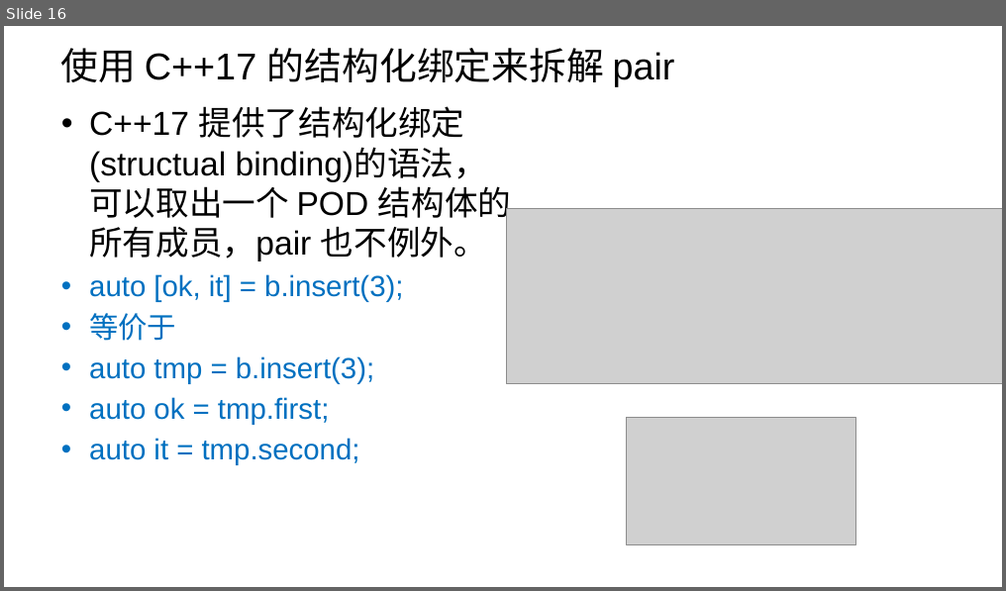
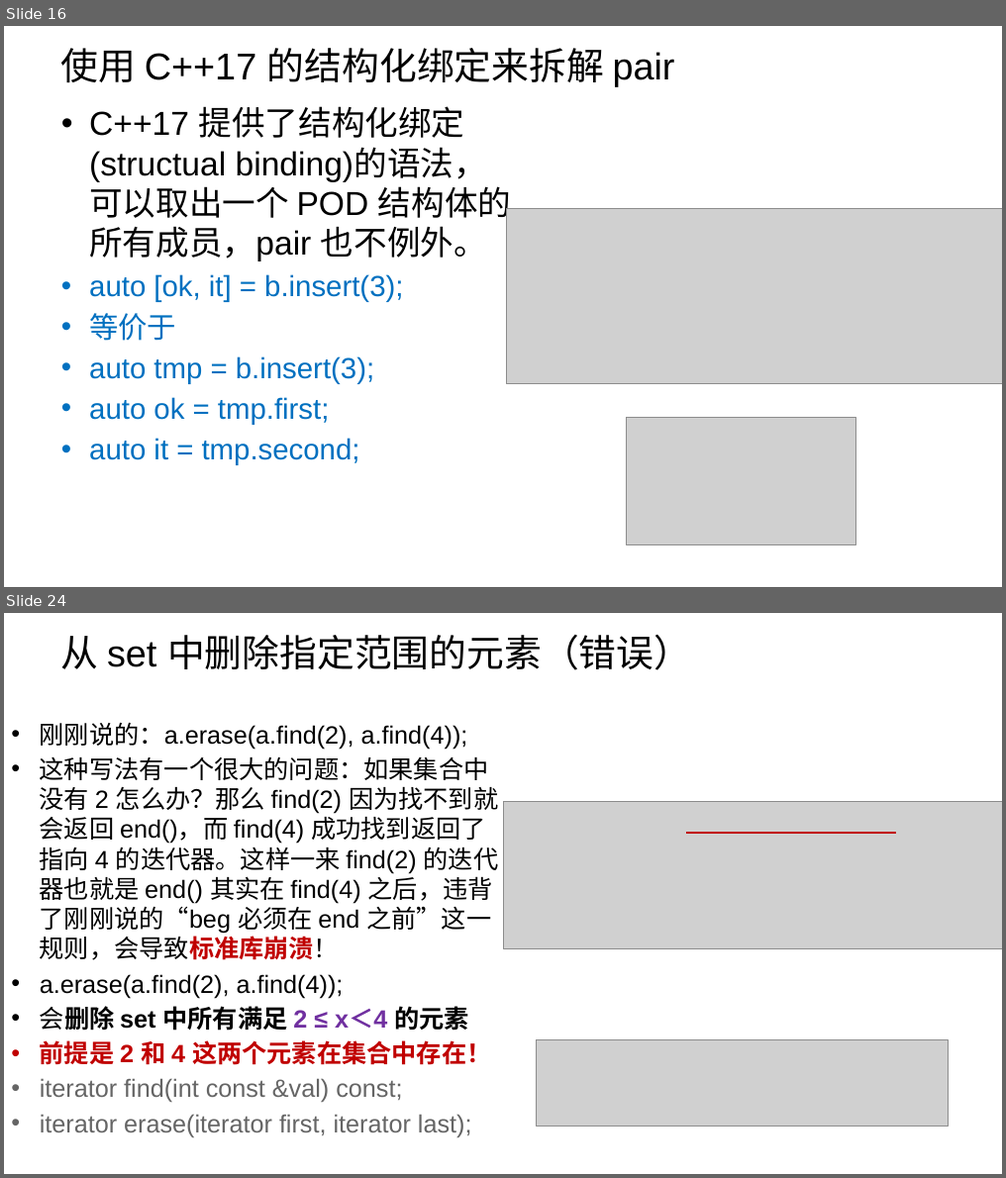
Before and after one commit to parallel101/course, a slide deck: 14/slides.pptx. Shown one above the other, each under a label of ours: slide 16 before the commit, slides 16 and 24 after it; the slides between them are not shown. The pictures are 1006x591 and 1006x1178 pixels, drawn with LibreOffice and Linux fonts; fonts in the diff are those of the drawing; grey boxes stand for pictures; background and template pictures are left out. Boxes give left, top, right and bottom in pixels: in the first picture for what was removed or moved away, otherwise in the second. Text is boxed around its words. In the diff, an @@ line names an element or a change of style, - is before the commit and + after.

```diff
--- a/14/slides.pptx
+++ b/14/slides.pptx
@@ slide 24 added at box(4, 613, 1002, 1174), background picture (left out) @@
@@ title added at box(61, 635, 691, 670), 36 pt, text #000000 @@
+从 set 中删除指定范围的元素（错误）
@@ text added at box(40, 722, 499, 1138), 24 pt, text #000000 @@
+• 刚刚说的：a.erase(a.find(2), a.find(4));
+• 这种写法有一个很大的问题：如果集合中没有 2 怎么办？那么 find(2) 因为找不到就会返回 end()，而 find(4) 成功找到返回了指向 4 的迭代器。这样一来 find(2) 的迭代器也就是 end() 其实在 find(4) 之后，违背了刚刚说的“beg 必须在 end 之前”这一规则，会导致标准库崩溃！
+• a.erase(a.find(2), a.find(4));
+• 会删除 set 中所有满足 2 ≤ x＜4 的元素
+• 前提是 2 和 4 这两个元素在集合中存在！
+• iterator find(int const &val) const;
+• iterator erase(iterator first, iterator last);
@@ picture added at box(503, 802, 1002, 950) @@
@@ line added from (687, 833) to (896, 833), #C00000 1.5 pt @@
@@ picture added at box(537, 1041, 948, 1127) @@
```
Also in this commit, not shown: 2 slides changed, 21 other slides added, 12 other files.
